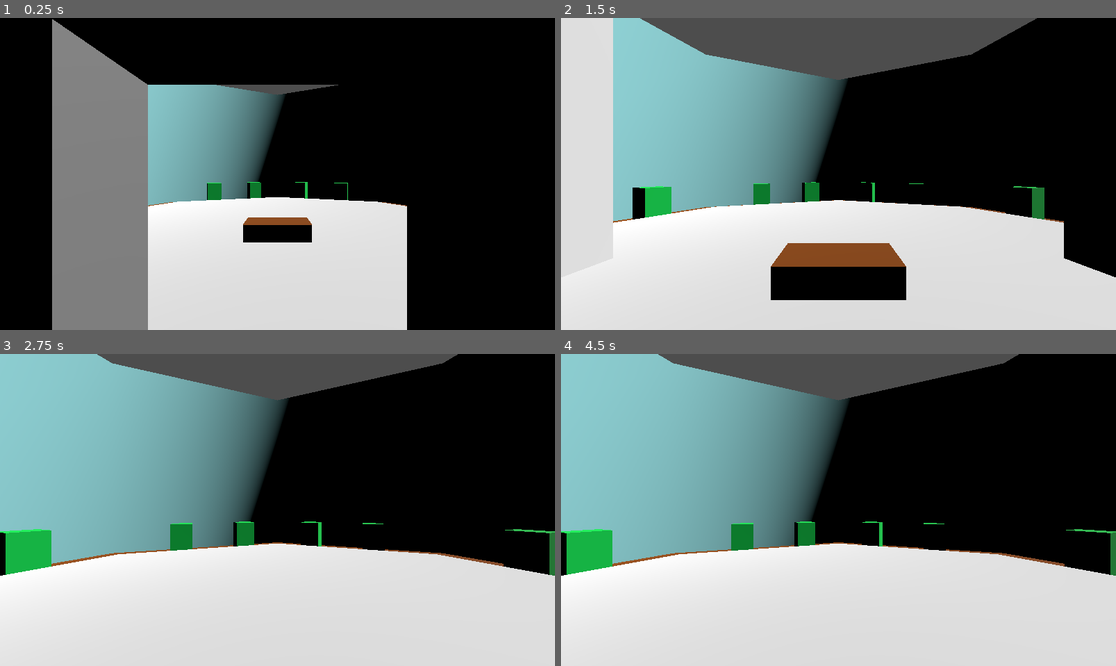
Above: before the commit, frames 1-4 (two rows, left to right).
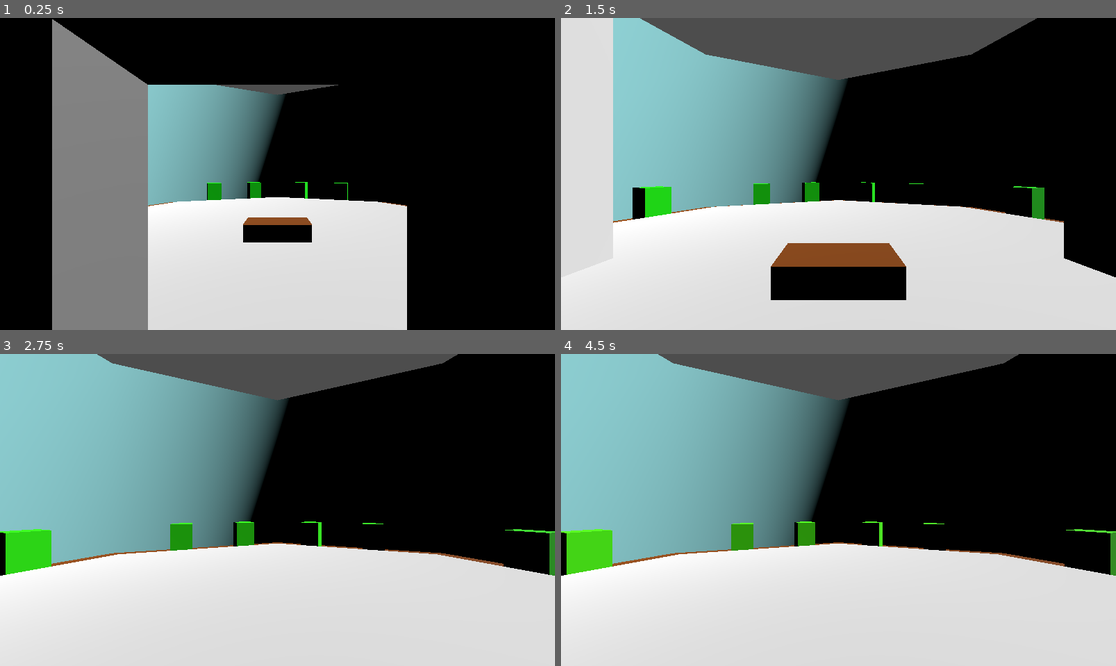
Above: after the commit, the same moments.

Repository: WildcatGameStudios/ScaryHouse
Game: Godot game, scene res://scenes/levels/water_plants/level.tscn
Same seed, same stepped clock (60 frames per second), same inputs: the game is played once before the commit and once after it. This scene is started directly instead of the project's main scene.
Inputs:
- Up to frame 1 (0.25 s): no input
- Up to frame 2 (1.5 s): tap Enter at 0.5 s; hold Shift (run) 0.53-1.28 s; hold W (move_forward) from 0.53 s (still down); tap Space (jump) at 0.77 s; tap Shift (run) at 1.35 s
- Up to frame 3 (2.75 s): keep holding W (move_forward); tap Space (jump) at 1.52 s; hold Shift (run) from 2.03 s (still down)
- Up to frame 4 (4.5 s): keep holding W (move_forward); release Shift (run) at 2.78 s; tap Shift (run) at 2.85, 4.35 s; tap Space (jump) at 3.02, 3.5, 3.77 s; hold Shift (run) 3.53-4.28 s; tap Enter at 4.25 s

The runs differ from the first frame. In frame 1, 0.3% of the frame differs, in the area x 37-63%, y 52-59%; in frame 2, 0.9%; in frame 3, 1.8%, in the area x 0-100%, y 53-71%; in frame 4, 1.8%.

Commit message:
plants script begun

Diff:
--- a/scenes/levels/water_plants/plant.tscn
+++ b/scenes/levels/water_plants/plant.tscn
@@ -1,9 +1,12 @@
-[gd_scene load_steps=2 format=3 uid="uid://cxwjh7b7eftlh"]
+[gd_scene load_steps=3 format=3 uid="uid://cxwjh7b7eftlh"]
+
+[ext_resource type="Script" uid="uid://2u8l00x3i7ur" path="res://scripts/plant.gd" id="1_c1dw4"]
 
 [sub_resource type="StandardMaterial3D" id="StandardMaterial3D_emir5"]
-albedo_color = Color(0.0123383, 0.843611, 0.308019, 1)
+albedo_color = Color(0, 1, 0, 1)
 
 [node name="Plant" type="Node3D"]
+script = ExtResource("1_c1dw4")
 
 [node name="CSGBox3D" type="CSGBox3D" parent="."]
 transform = Transform3D(1, 0, 0, 0, 1, 0, 0, 0, 1, 0, 0.75, 0)
--- /dev/null
+++ b/scripts/plant.gd
@@ -0,0 +1,15 @@
+extends Node3D
+
+@onready var csg_box_3d: CSGBox3D = $CSGBox3D
+
+@export var TIME_TO_DIE: float = 30
+var death_timer: float = 30
+
+func _process(delta: float) -> void:
+	death_timer -= delta
+	if death_timer <= 0:
+		pass
+	if death_timer > TIME_TO_DIE / 2:
+		csg_box_3d.material.albedo_color = Color(2 * (1 - death_timer / TIME_TO_DIE),1,0)
+	else:
+		csg_box_3d.material.albedo_color = Color(1,2 * death_timer / (TIME_TO_DIE),0)
Not shown, added: scripts/plant.gd.uid
